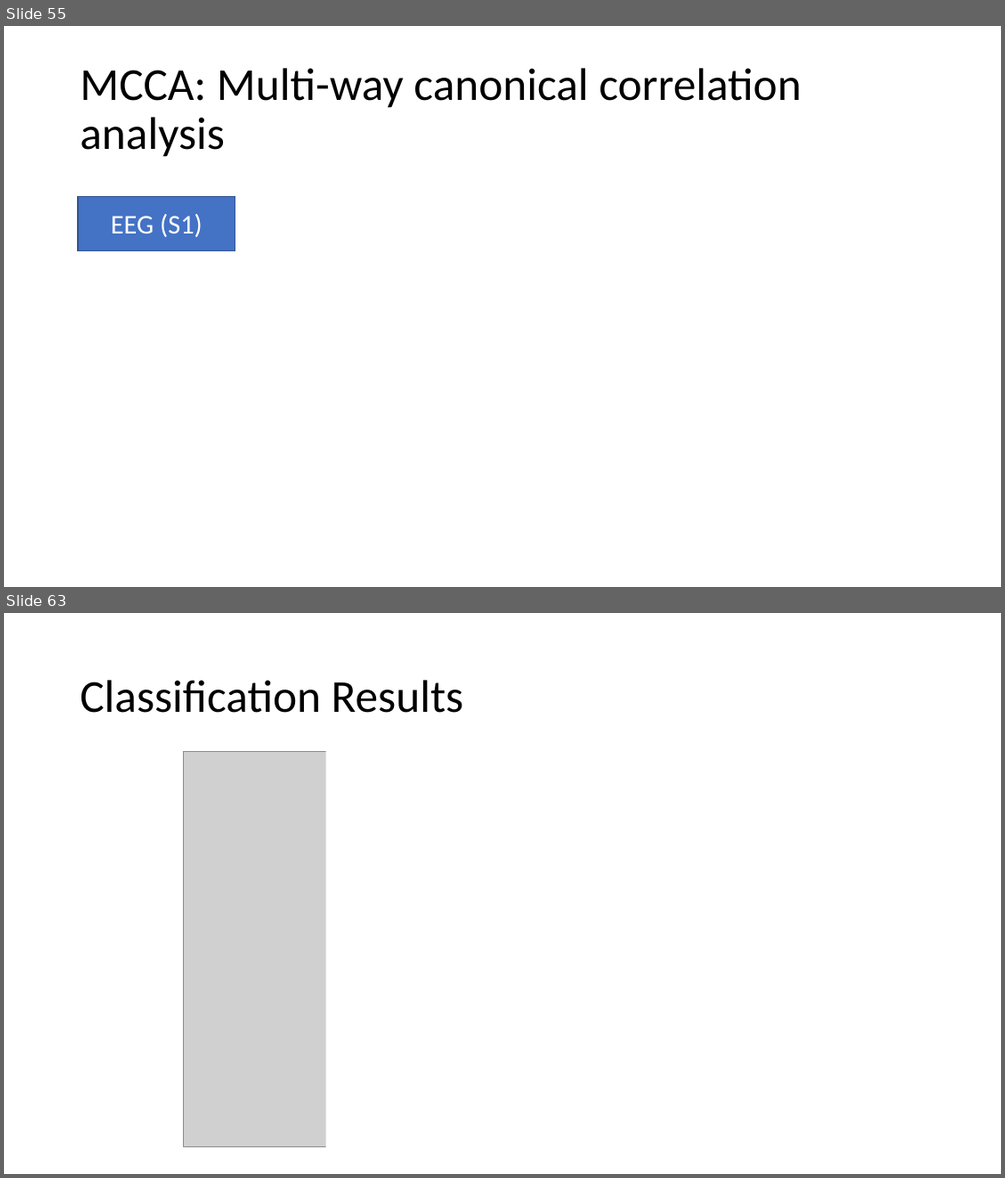
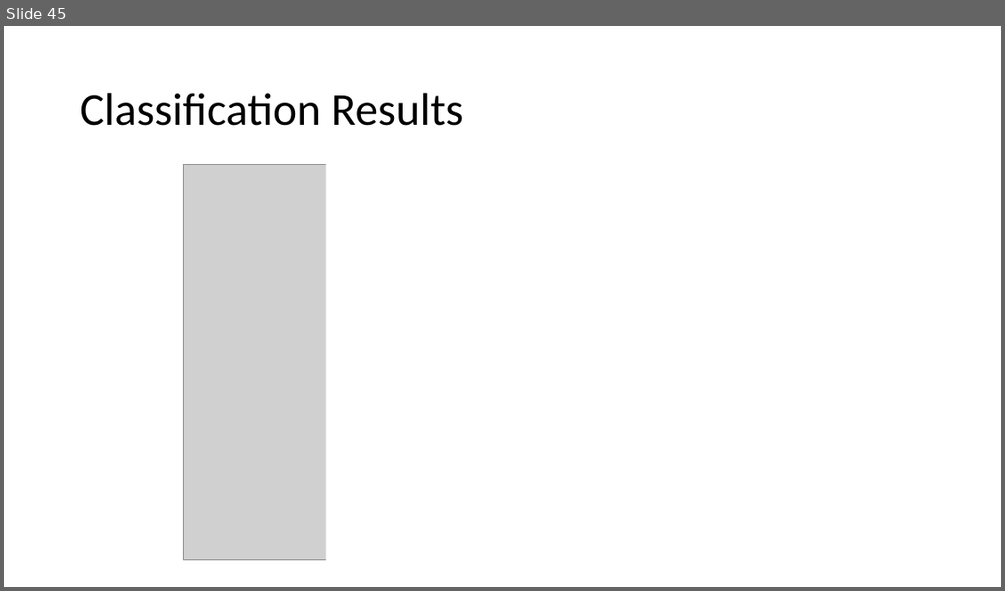
Before and after one commit to haberdashPI/german_track, a slide deck: presentations/ARO_2021/adapting_auditory_attention.pptx. Shown one above the other, each under a label of ours: slides 55 and 63 before the commit, slide 45 after it; the slides between them are not shown. The pictures are 1005x1178 and 1005x591 pixels, drawn with LibreOffice and Linux fonts; fonts in the diff are those of the drawing; grey boxes stand for pictures. Boxes give left, top, right and bottom in pixels: in the first picture for what was removed or moved away, otherwise in the second. Text is boxed around its words. In the diff, an @@ line names an element or a change of style, - is before the commit and + after.

```diff
--- a/presentations/ARO_2021/adapting_auditory_attention.pptx
+++ b/presentations/ARO_2021/adapting_auditory_attention.pptx
@@ slide 55 removed at (4,26,1001,587), background #FFFFFF @@
@@ title removed at (80,68,801,157) @@
-MCCA: Multi-way canonical correlation analysis
@@ rectangle removed at (78,197,235,251) @@
-EEG (S1)
@@ what was slide 63 is now slide 45 @@
```
Also in this commit, not shown: 17 slides changed, 3 slides added, 20 other slides removed.
